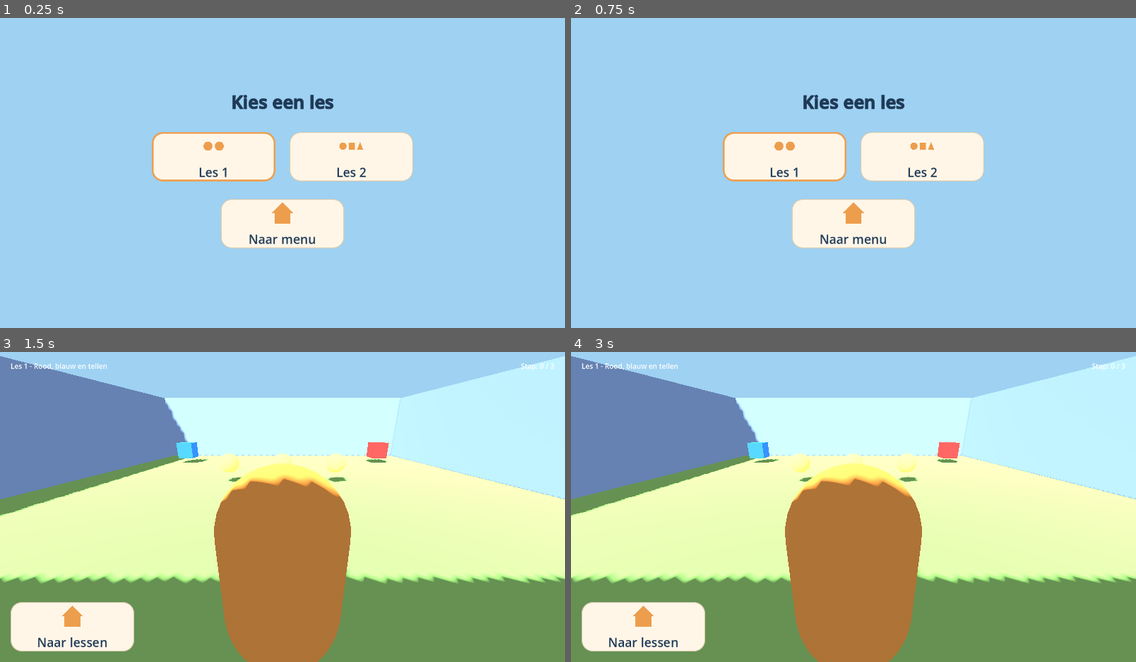
Above: before the commit, frames 1-4 (two rows, left to right).
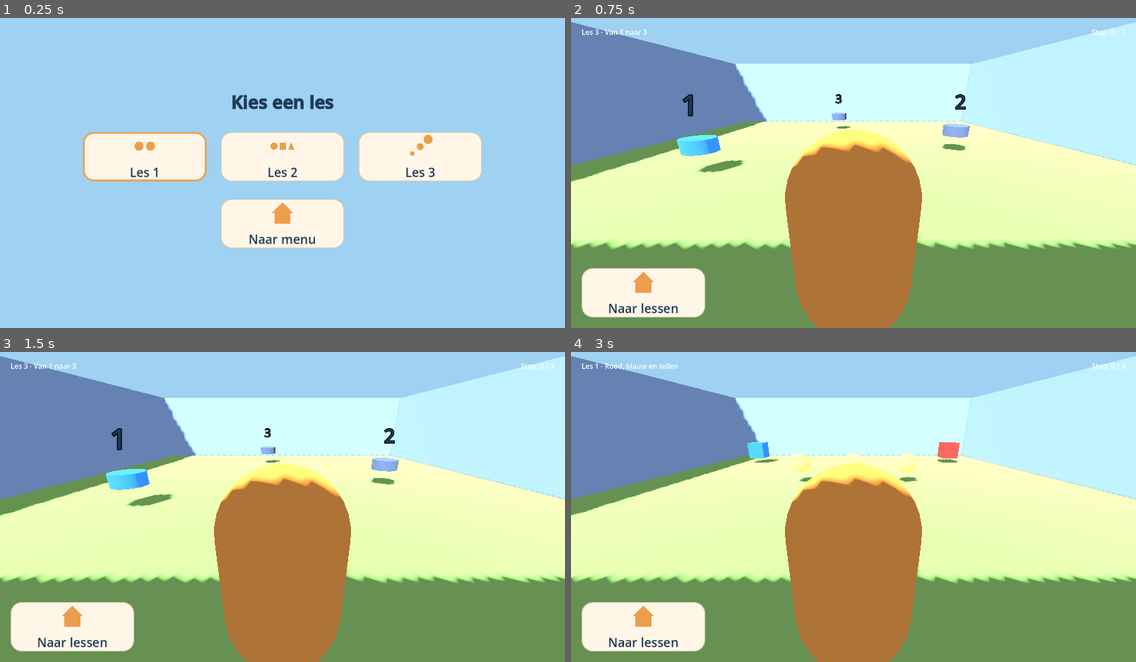
Above: after the commit, the same moments.

Repository: Euraika-Labs/Project-Camiel
Game: Godot game, scene res://scenes/lesson_select.tscn
Two runs of this game, one before a commit and one after it. Both use one fixed random seed, a clock stepped at 60 frames per second and the inputs below. This scene is started directly instead of the project's main scene.
Inputs (mouse positions are in pixels of both pictures, inside the frame that each line leads up to; where the layout moved, square brackets give the same spot in the first picture):
- Up to frame 1 (0.25 s): no input
- Up to frame 2 (0.75 s): click (989, 157) at 0.52 s
- Up to frame 3 (1.5 s): click (214, 491) at 1.27 s
- Up to frame 4 (3 s): click (644, 627) at 2 s; click (717, 491) [785, 491] at 2.75 s

The runs differ from the first frame. In frame 1, 5.8% of the frame differs, in the area x 14-86%, y 36-53%; in frame 2, 89%, in the area x 0-100%, y 1-100%; in frame 3, 1.9%; in frame 4, nothing differs.

Commit message:
feat(03-04): lesson 3 walks 1, 2, 3 and refuses anything out of turn
- scripts/lesson_3.gd: lesson 2's shape over three numbered targets. The
  duplication between the two orchestrators is deliberate and recorded -- D-35
  keeps the five independent this phase and the shared pattern is MORE-02's
  scope, so no base, no global class name and no helper autoload was extracted.
- scenes/lesson_3.tscn: three cylinders showing 1, 2 and 3 in one strong blue,
  so the numeral is the cue and never the hue; all three require activation and
  no two sit on a straight line.
- scripts/lesson_select.gd: the third appended table row.
- probe_lesson_order.gd: the third target is touched first, so the two ordered
  lessons are not driven by the same wrong guess, and its numeral is asserted
  still to read 3 afterwards -- a direct regression test for the archived
  sequence target's error flash, which overwrote a target's own label with its
  order number and lost the text for good.

Co-Authored-By: Claude Opus 5 (1M context) <noreply@anthropic.com>

Diff:
--- /dev/null
+++ b/scenes/lesson_3.tscn
@@ -0,0 +1,54 @@
+[gd_scene format=3]
+
+[ext_resource type="Script" path="res://scripts/lesson_3.gd" id="1_v6op3"]
+[ext_resource type="PackedScene" path="res://scenes/lesson_room.tscn" id="2_y6rbu"]
+[ext_resource type="PackedScene" path="res://scenes/camiel.tscn" id="3_ybhy2"]
+[ext_resource type="Script" path="res://scripts/camiel_controller.gd" id="4_0o7pm"]
+[ext_resource type="PackedScene" path="res://scenes/ui/lesson_hud.tscn" id="5_kw8h4"]
+[ext_resource type="Script" path="res://scripts/ui/lesson_hud.gd" id="6_5ugj1"]
+[ext_resource type="PackedScene" path="res://scenes/lesson_target.tscn" id="7_l3kop"]
+[ext_resource type="Script" path="res://scripts/lesson_target.gd" id="8_itb76"]
+
+[node name="Lesson3" type="Node3D" unique_id=1013624667]
+script = ExtResource("1_v6op3")
+
+[node name="LessonRoom" type="Node3D" parent="." unique_id=1248342695 instance=ExtResource("2_y6rbu")]
+
+[node name="PlayerSpawn" type="Marker3D" parent="." unique_id=1271368917]
+transform = Transform3D(1, 0, 0, 0, 1, 0, 0, 0, 1, 0, 0.1, 4.5)
+
+[node name="Camiel" type="CharacterBody3D" parent="." unique_id=1761816634 instance=ExtResource("3_ybhy2")]
+transform = Transform3D(1, 0, 0, 0, 1, 0, 0, 0, 1, 0, 0.1, 4.5)
+script = ExtResource("4_0o7pm")
+
+[node name="Hud" type="CanvasLayer" parent="." unique_id=851995517 instance=ExtResource("5_kw8h4")]
+unique_name_in_owner = true
+process_mode = 3
+script = ExtResource("6_5ugj1")
+
+[node name="Step1Target" type="Area3D" parent="." unique_id=429791032 instance=ExtResource("7_l3kop")]
+unique_name_in_owner = true
+transform = Transform3D(1, 0, 0, 0, 1, 0, 0, 0, 1, -2.8, 0.5, 1.8)
+script = ExtResource("8_itb76")
+task_id = "step_1"
+target_color = Color(0.13, 0.35, 0.82, 1)
+display_text = "1"
+requires_activation = true
+
+[node name="Step2Target" type="Area3D" parent="." unique_id=1837154088 instance=ExtResource("7_l3kop")]
+unique_name_in_owner = true
+transform = Transform3D(1, 0, 0, 0, 1, 0, 0, 0, 1, 2.6, 0.5, 0.2)
+script = ExtResource("8_itb76")
+task_id = "step_2"
+target_color = Color(0.13, 0.35, 0.82, 1)
+display_text = "2"
+requires_activation = true
+
+[node name="Step3Target" type="Area3D" parent="." unique_id=72878936 instance=ExtResource("7_l3kop")]
+unique_name_in_owner = true
+transform = Transform3D(1, 0, 0, 0, 1, 0, 0, 0, 1, -0.6, 0.5, -3.4)
+script = ExtResource("8_itb76")
+task_id = "step_3"
+target_color = Color(0.13, 0.35, 0.82, 1)
+display_text = "3"
+requires_activation = true
--- /dev/null
+++ b/scripts/lesson_3.gd
@@ -0,0 +1,129 @@
+# lesson_3.gd
+# Lesson 3's orchestrator (D-35: every lesson owns its own script; no shared
+# base this phase). The rule is 1, then 2, then 3 -- and the lesson is
+# structurally unable to finish any other way.
+#
+# This file is deliberately the same shape as scripts/lesson_2.gd over its own
+# three targets. The duplication is recorded rather than removed: D-35 keeps
+# the five orchestrators independent for this phase, and the shared-lesson
+# pattern is explicitly a later phase's scope (MORE-02). No shared base, no
+# global class name and no helper autoload was extracted from it.
+#
+# The order lives in the array of target nodes below, and that array is USED:
+# every advance activates its next element, and every other target is inactive
+# with no code path that reaches a completion (D-37). No comparison of an
+# arriving identifier appears anywhere in this file -- a declared-and-never-read
+# comparison is exactly the archived lesson_2.gd defect, and leaving one here
+# would invite the next reader to believe the comparison is the mechanism.
+#
+# The refusal a wrong touch earns is not listened to here. A target's small
+# scale dip is the whole of a child's feedback (D-38); nothing flashes red,
+# nothing is taken away, and no numeral is ever rewritten -- the archived
+# sequence_target.gd's error flash replaced a target's own label with its order
+# number and lost the text permanently.
+extends Node3D
+
+# ── Signals ──────────────────────────────────────────────────────
+
+# Observability-only, emitted one line before the deferred engine call it
+# shadows -- the same seam the title screen, the main menu, the intro level and
+# lessons 1 and 2 already carry, because a deferred scene change cannot be
+# counted from outside.
+signal transition_requested(target_path: String)
+
+# The seam a probe counts a completion through. It never stands in for the
+# file: D-42 is satisfied by reading user://progress.json back off the disk,
+# because the archived tracker's record function was never called by anything
+# and a signal assertion would have passed for years.
+signal lesson_completed(lesson_id: String, time_seconds: float)
+
+# ── Constants ────────────────────────────────────────────────────
+
+const LESSON_ID := "lesson_3"
+const LESSON_SELECT_PATH := "res://scenes/lesson_select.tscn"
+const TOTAL_TASKS := 3
+
+# ── Node references ──────────────────────────────────────────────
+
+## The order. Nothing else in this file states it, and nothing compares against
+## it -- the array is read to decide which target becomes live next, which is
+## the only thing that makes the order real.
+@onready var _sequence: Array[Area3D] = [
+	%Step1Target as Area3D,
+	%Step2Target as Area3D,
+	%Step3Target as Area3D,
+]
+
+@onready var _camiel: CharacterBody3D = $Camiel
+
+# ── Private state ────────────────────────────────────────────────
+
+var _step := 0
+var _completed_tasks: Array[String] = []
+var _start_time_msec := 0
+var _transitioning := false
+
+
+# ── Lifecycle ────────────────────────────────────────────────────
+
+func _ready() -> void:
+	_start_time_msec = Time.get_ticks_msec()
+
+	for target: Area3D in _sequence:
+		target.task_completed.connect(_on_task_completed)
+
+	# Both of the shared display's return signals land on one handler, whose
+	# guard makes the second arrival a no-op, and both go to lesson-select
+	# rather than the main menu (D-34) so browsing context is not lost.
+	%Hud.back_requested.connect(_on_hud_back_requested)
+	%Hud.win_back_requested.connect(_on_hud_back_requested)
+	%Hud.set_title("Les 3 - Van 1 naar 3")
+	%Hud.set_step(0, TOTAL_TASKS)
+
+	# The first turn. Every target in the scene requires activation, including
+	# this one, so all three are uniform and the advance below has exactly one
+	# code path rather than a first-step special case.
+	_sequence[_step].activate()
+
+
+# ── Signal handlers ──────────────────────────────────────────────
+
+## One handler for all three numbers. Only the live target can reach it, so the
+## identifier that arrives is necessarily the one whose turn it was; checking it
+## here would put the shape of the archived defect straight back into the file
+## while changing no behaviour at all.
+func _on_task_completed(task_id: String) -> void:
+	_completed_tasks.append(task_id)
+	_step += 1
+	%Hud.set_step(_completed_tasks.size(), TOTAL_TASKS)
+	if _step >= _sequence.size():
+		_apply_lesson_complete()
+		return
+	_sequence[_step].activate()
+
+
+## The same one-shot guard and deferred scene change the shipped screens use
+## (D-15), reached from the in-play return control and the win panel's return
+## control alike.
+func _on_hud_back_requested() -> void:
+	if _transitioning:
+		return
+	_transitioning = true
+	transition_requested.emit(LESSON_SELECT_PATH)
+	get_tree().change_scene_to_file.call_deferred(LESSON_SELECT_PATH)
+
+
+# ── Internal helpers ─────────────────────────────────────────────
+
+## Writes the child's result before anything celebratory happens and behind no
+## timer at all. The archived failure was a save function that existed and was
+## never reached; saving first means a probe reading the file has no race to
+## lose, and a child who closes the window at the celebration has still kept
+## their result.
+func _apply_lesson_complete() -> void:
+	var time_seconds := float(Time.get_ticks_msec() - _start_time_msec) / 1000.0
+	ProgressTracker.record_lesson_complete(LESSON_ID, time_seconds)
+	lesson_completed.emit(LESSON_ID, time_seconds)
+	%Hud.show_win()
+	_camiel.set_physics_process(false)
+	AudioManager.play_sfx("finish")
--- a/scripts/lesson_select.gd
+++ b/scripts/lesson_select.gd
@@ -27,6 +27,7 @@
 const LESSONS: Array[Dictionary] = [
 	{"id": "lesson_1", "path": "res://scenes/lesson_1.tscn", "label": "Les 1", "icon": "lesson_colors"},
 	{"id": "lesson_2", "path": "res://scenes/lesson_2.tscn", "label": "Les 2", "icon": "lesson_shapes"},
+	{"id": "lesson_3", "path": "res://scenes/lesson_3.tscn", "label": "Les 3", "icon": "lesson_sequence"},
 ]
 
 const MENU_BUTTON_PATH := "res://scenes/ui/menu_button.tscn"
--- a/scripts/tools/probe_lesson_order.gd
+++ b/scripts/tools/probe_lesson_order.gd
@@ -32,6 +32,7 @@
 
 const LESSON_1_PATH := "res://scenes/lesson_1.tscn"
 const LESSON_2_PATH := "res://scenes/lesson_2.tscn"
+const LESSON_3_PATH := "res://scenes/lesson_3.tscn"
 const LESSON_SELECT_PATH := "res://scenes/lesson_select.tscn"
 
 ## A corner of the shared room that is at least 4 m from every target in every
@@ -79,6 +80,9 @@
 	if _failed:
 		return
 	await _case_lesson_2_order_enforced()
+	if _failed:
+		return
+	await _case_lesson_3_order_enforced()
 	if _failed:
 		return
 
@@ -1255,3 +1259,27 @@
 
 	_cases_run += 1
 	print("PASS %s" % case_name)
+
+
+## LESSON-03, on lesson 2's shape over three numbered targets. The third target
+## is touched first here rather than the second, so the two ordered lessons are
+## not driven by the same wrong guess, and the assertion that its numeral still
+## reads 3 afterwards is a direct regression test for a recorded defect: the
+## archived sequence_target.gd's error flash overwrote a target's own label with
+## str(order_number) and lost the original text permanently.
+func _case_lesson_3_order_enforced() -> void:
+	var case_name := "lesson_3_order_enforced"
+	if not await _drive_ordered_lesson(
+		case_name,
+		LESSON_3_PATH,
+		"lesson_3",
+		["Step1Target", "Step2Target", "Step3Target"],
+		[2, 1],
+		["1", "2", "3"]
+	):
+		return
+	if not await _assert_in_play_return_is_one_shot(case_name, LESSON_3_PATH):
+		return
+
+	_cases_run += 1
+	print("PASS %s" % case_name)
Not shown, added: scripts/lesson_3.gd.uid
